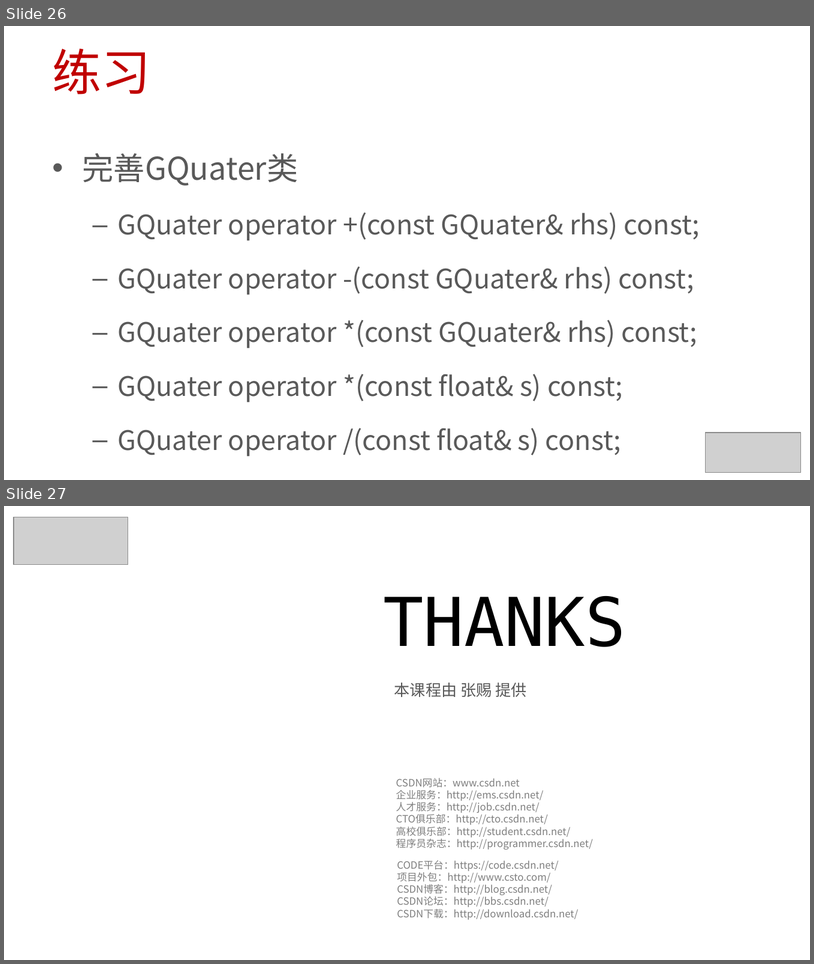
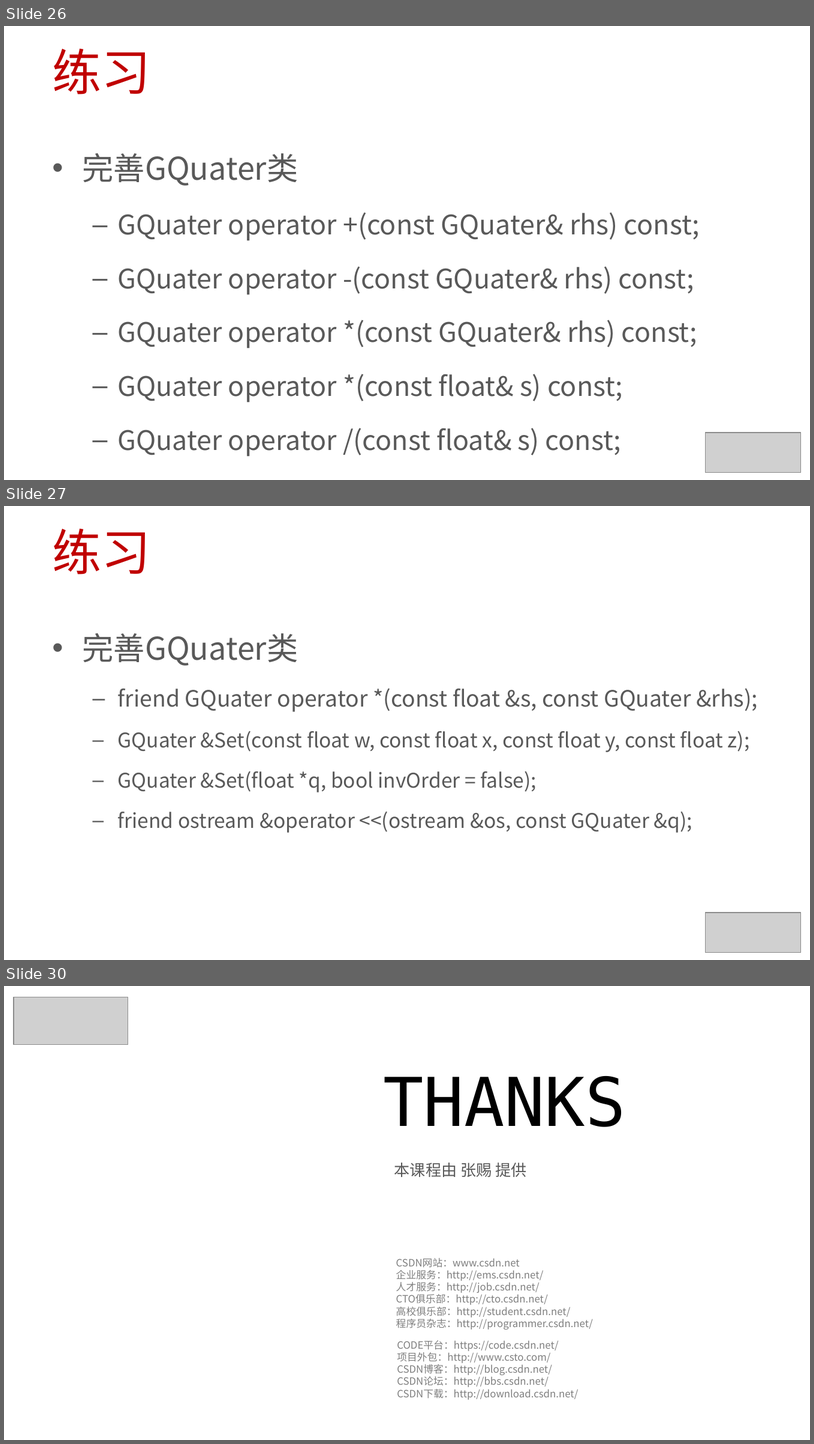
Before and after one commit to 0000duck/ComputerGraphicsBasics, a slide deck: PPT/C++练习.pptx. Shown one above the other, each under a label of ours: slides 26 and 27 before the commit, slides 26, 27 and 30 after it; the slides between them are not shown. The pictures are 814x964 and 814x1444 pixels, drawn with LibreOffice and Linux fonts; fonts in the diff are those of the drawing; grey boxes stand for pictures; background and template pictures are left out. Boxes give left, top, right and bottom in pixels: in the first picture for what was removed or moved away, otherwise in the second. Text is boxed around its words. In the diff, an @@ line names an element or a change of style, - is before the commit and + after.

Commit message:
updated

```diff
--- a/PPT/C++练习.pptx
+++ b/PPT/C++练习.pptx
@@ slide 27 added at [4,506,810,960], background #FFFFFF @@
@@ title added at [53,528,151,574], 44 pt, text #C00000 @@
+练习
@@ text added at [83,633,758,832], 18 pt, text #595959 @@
+• 完善GQuater类
+  – friend GQuater operator *(const float &s, const GQuater &rhs);
+  – GQuater &Set(const float w, const float x, const float y, const float z);
+  – GQuater &Set(float *q, bool invOrder = false);
+  – friend ostream &operator <<(ostream &os, const GQuater &q);
@@ picture added at [705,912,801,952] @@
@@ what was slide 27 is now slide 30 @@
```
Also in this commit, not shown: 2 other slides added.
